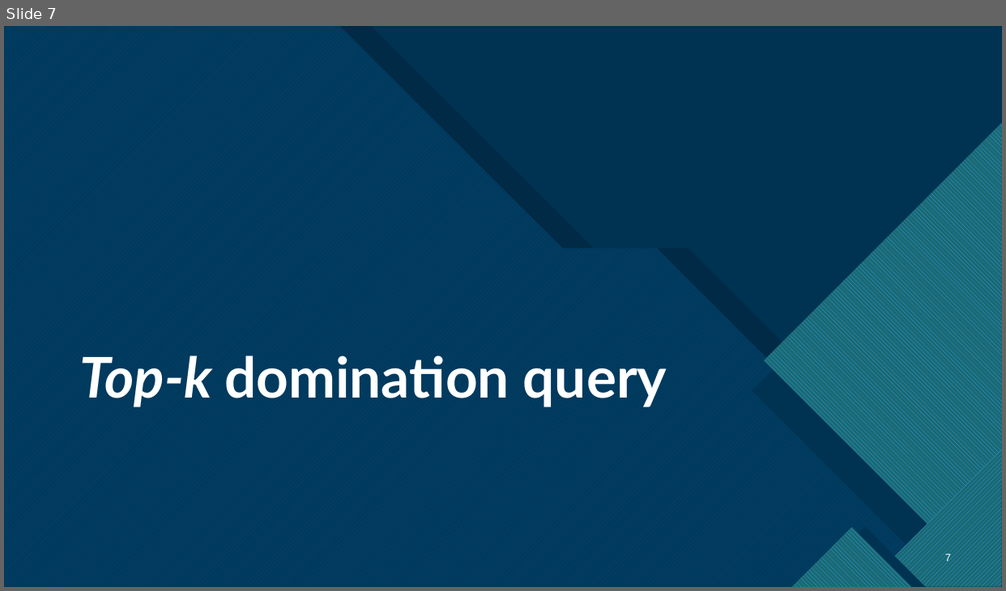
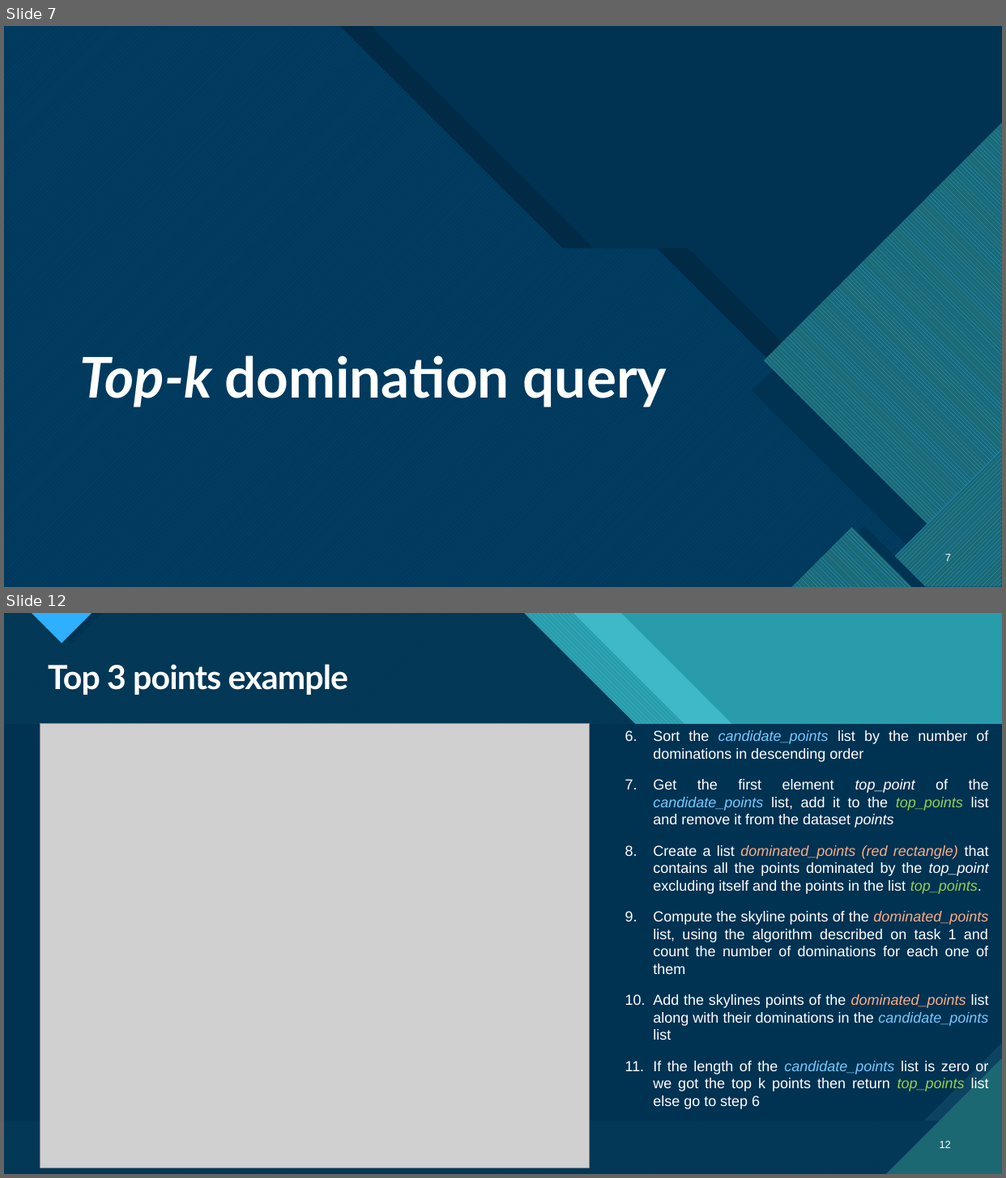
Before and after one commit to MnAppsNet/DominanceQueries, a slide deck: reports/report_presentation.pptx. Shown one above the other, each under a label of ours: slide 7 before the commit, slides 7 and 12 after it; the slides between them are not shown. The pictures are 1006x591 and 1006x1178 pixels, drawn with LibreOffice and Linux fonts; fonts in the diff are those of the drawing; grey boxes stand for pictures; background and template pictures are left out; a plain dark background stands for a picture behind light text. Boxes give left, top, right and bottom in pixels: in the first picture for what was removed or moved away, otherwise in the second. Text is boxed around its words. In the diff, an @@ line names an element or a change of style, - is before the commit and + after.

Commit message:
Add example to presentation

```diff
--- a/reports/report_presentation.pptx
+++ b/reports/report_presentation.pptx
@@ slide 12 added at [4,613,1002,1174], background picture (left out); not listed: 13 template elements that a slide beside it also shows @@
@@ rectangle added at [4,613,1002,1174], fill #299CAB @@
@@ rectangle added at [4,613,1002,1174], fill #299CAB @@
@@ freeform shape added at [4,613,1002,1174], fill #47C3D3 at 74% opacity @@
@@ freeform shape added at [4,613,1002,1174], fill pattern #47C3D3 on #1B6872 @@
@@ freeform shape added at [4,613,1002,1174], fill #003352 at 90% opacity @@
@@ title added at [48,664,348,695], 32 pt, text #FFFFFF, bold @@
+Top 3 points example
@@ picture added at [40,724,590,1169] @@
@@ text added at [653,730,989,1110], 14 pt, text #FFFFFF @@
+6. Sort the candidate_points list by the number of dominations in descending order
+7. Get the first element top_point of the candidate_points list, add it to the top_points list and remove it from the dataset points
+8. Create a list dominated_points (red rectangle) that contains all the points dominated by the top_point excluding itself and the points in the list top_points.
+9. Compute the skyline points of the dominated_points list, using the algorithm described on task 1 and count the number of dominations for each one of them
+10. Add the skylines points of the dominated_points list along with their dominations in the candidate_points list
+11. If the length of the candidate_points list is zero or we got the top k points then return top_points list else go to step 6
@@ page number added at [940,1141,951,1148], 10 pt, text #FFFFFF @@
+12
```
Also in this commit, not shown: 4 other slides added, 1 slide removed, 7 other files.
